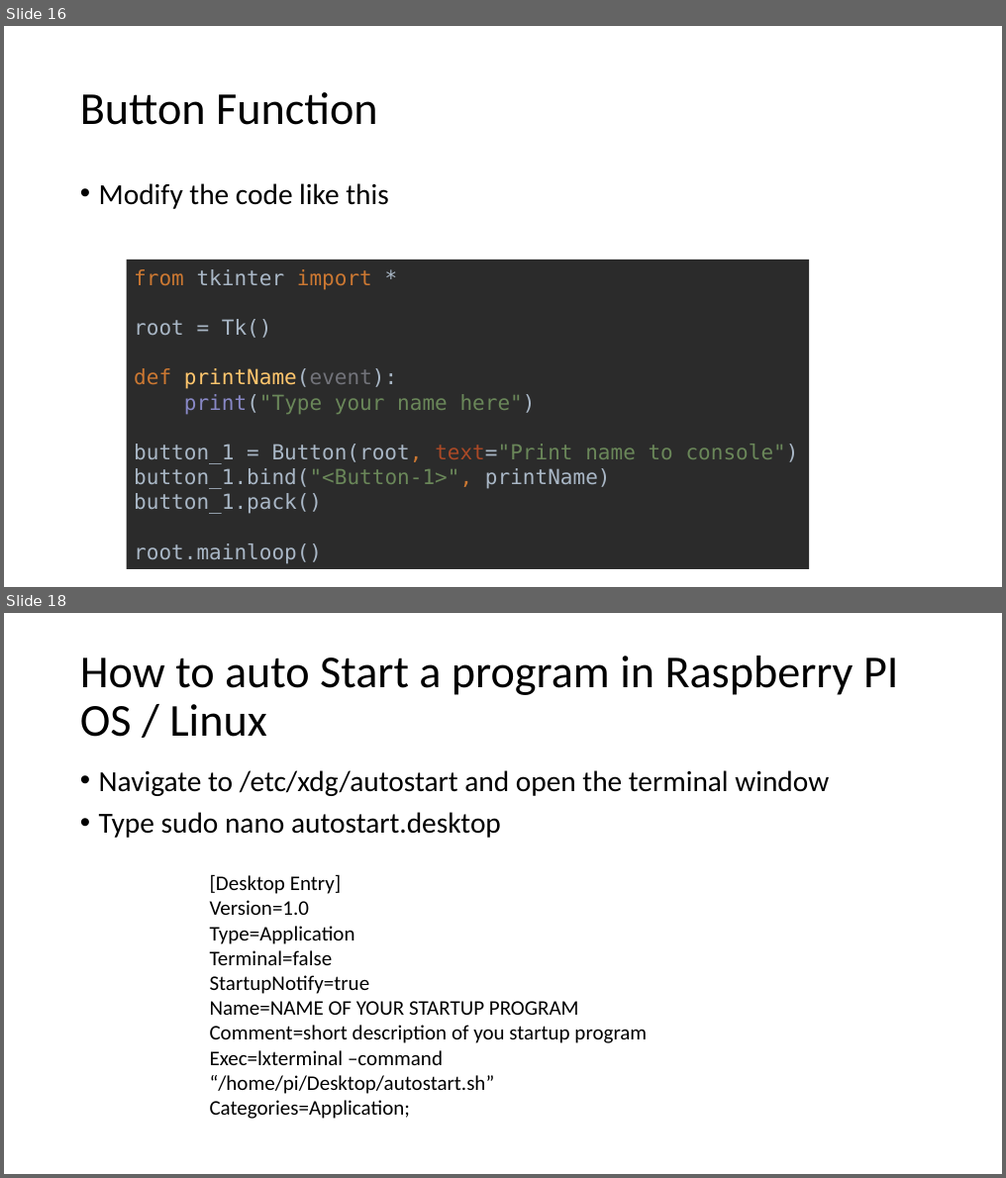
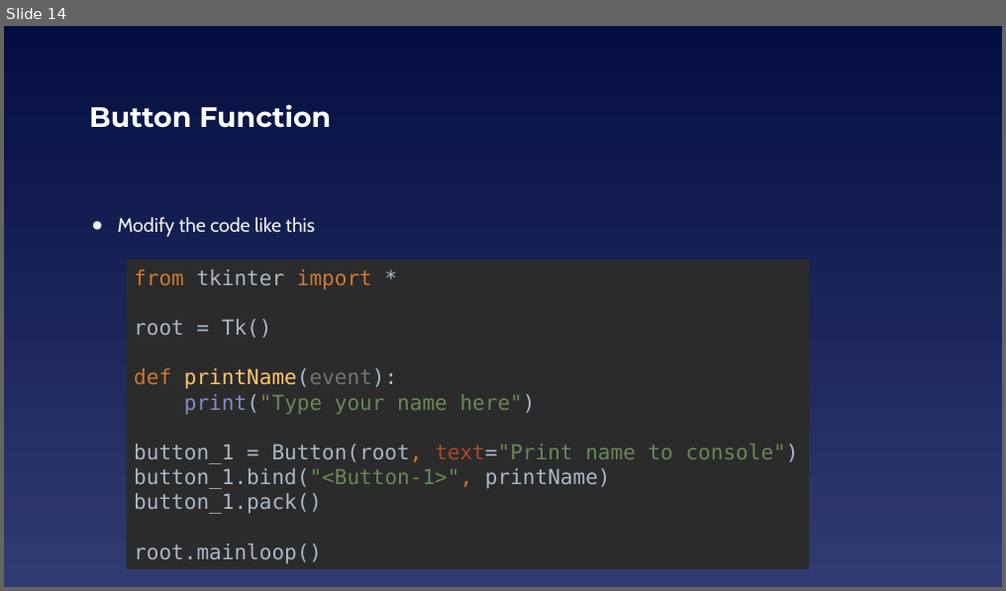
Before and after one commit to EELabMan/RPi-Touch-Display, a slide deck: Raspberry Pi TouchScreen Displays.pptx. Shown one above the other, each under a label of ours: slides 16 and 18 before the commit, slide 14 after it; the slides between them are not shown. The pictures are 1006x1178 and 1006x591 pixels, drawn with LibreOffice and Linux fonts; fonts in the diff are those of the drawing. Boxes give left, top, right and bottom in pixels: in the first picture for what was removed or moved away, otherwise in the second. Text is boxed around its words. In the diff, an @@ line names an element or a change of style, - is before the commit and + after.

```diff
--- a/Raspberry Pi TouchScreen Displays.pptx
+++ b/Raspberry Pi TouchScreen Displays.pptx
@@ slide 18 removed at (4,613,1002,1174), background #FFFFFF @@
@@ title removed at (80,656,898,737) @@
-How to auto Start a program in Raspberry PI OS / Linux
@@ text removed at (99,770,829,838) @@
-• Navigate to /etc/xdg/autostart and open the terminal window
-• Type sudo nano autostart.desktop
@@ text removed at (210,874,647,1119) @@
-[Desktop Entry]
-Version=1.0
-Type=Application
-Terminal=false
-StartupNotify=true
-Name=NAME OF YOUR STARTUP PROGRAM
-Comment=short description of you startup program
-Exec=lxterminal –command “/home/pi/Desktop/autostart.sh”
-Categories=Application;
@@ what was slide 16 is now slide 14 @@
@@ slide 14 changed as well @@
@@ background #FFFFFF to gradient #040E41 to #303B72 @@
@@ title "Button Function": place and size @@
-title "Button Function" at (80,92,378,125)
+title "Button Function" at (89,104,331,128)
@@ title "Button Function" at (89,104,331,128): size 44 to 27 pt, font Calibri to Montserrat, text colour #000000 to #FFFFFF, bold on; line spacing 0.9 to 1 @@
@@ text "Modify the code like this" at (118,217,314,237): size 28 to 18.7 pt, font Calibri to Cabin, text colour #000000 to #EFEFEF; bullet • to ●; line spacing 0.9 to 1; less space between paragraphs; vertical alignment top to middle @@
```
Also in this commit, not shown: 15 other slides changed, 7 slides added, 5 other slides removed, 1 other file.
